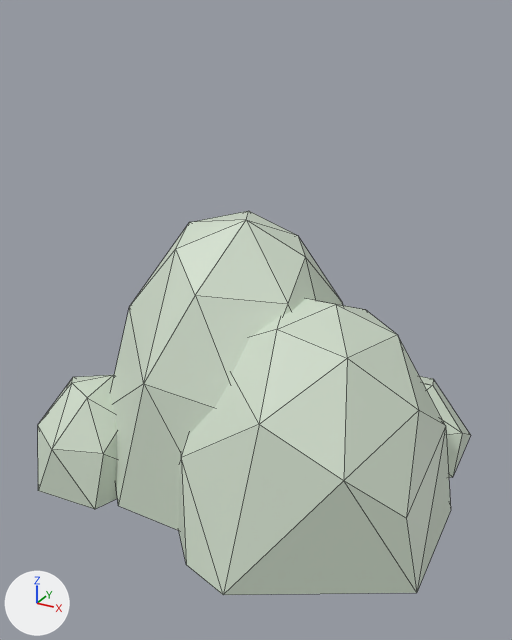
The FBX model Source/Game/data/Assets/Art/3D/Environment/SM_EN_Rocks_Large_Lvl1.fbx as it was, and as the next commit left it.
Both versions are drawn from a 50 mm lens placed at (3.41, -6.94, 5.2), pointed at (-0.21, -0.35, 1.91). The axes (+X, +Y, +Z) are drawn at lower left. The lights are the same throughout. The older version comes first. Mesh edges are drawn as thin lines. Where no turn or scale is listed for an object, it has been applied to the vertices.

Names of what the first picture shows: 'Large Rocks_Lvl1'.
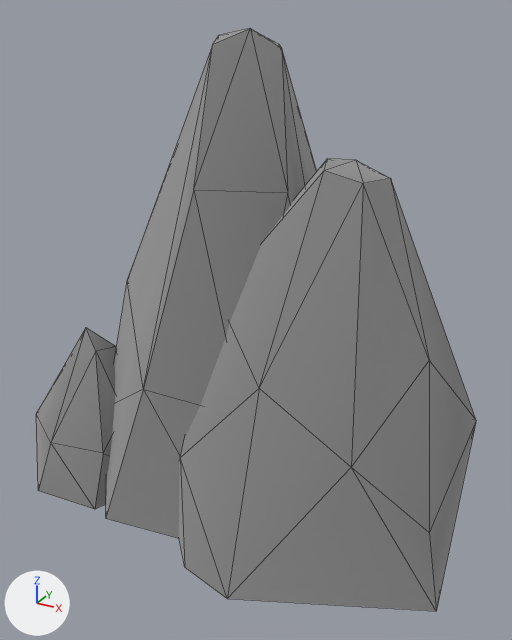
The newer file is also turned or shifted as a whole; pictures and numbers use the older file's frame.

What changed in the scene script:
```text
Add mat_m_rocks:
    mat_m_rocks = principled_material('M_Rocks')
    mat_m_rocks.base_color = (0.5, 0.5, 0.5)  # grey #bcbcbc
    mat_m_rocks.metallic = 1.0
    mat_m_rocks.roughness = 1.0
Change me_sphere_009:
    used by ob_large_rocks_lvl1; location = (0.0, 0.0, 0.0)
    remove me_sphere_009.from_pydata(...)  # 121 vertices, 182 faces; spans x -2.84..2.24, y -2.5..2.46, z 0.0..3.19
    remove me_sphere_009.materials.append(mat_t_coloratlast_lvl1)  # picture img_t_coloratlas_lvl1_dds
    add me_sphere_009.from_pydata(...)  # 121 vertices, 182 faces; spans x -2.84..2.47, y -2.53..2.46, z 0.0..5.04
    me_sphere_009 part 1: 46 of 121 vertices moved; they spanned x -2.48..2.24, y -2.5..1.07, z 0.0..3.19 and now span x -2.48..2.47, y -2.53..1.07, z 0.0..5.04; mean shift (0.08, -0.03, 0.71); largest move (-1.02, -0.12, 2.85) -> (-0.47, -0.48, 4.88)
    me_sphere_009 part 2: texture (UV) coordinates of 182 of 182 faces, centred in x -2.76..2.17, y -2.28..2.38, z 0.04..3.11, changed; they spanned u 0.39..0.49, v 0.57..0.63 and now span u 0.01..0.96, v 0.01..0.96
    other edits to the shape of me_sphere_009 do not show in these pictures
    add me_sphere_009.materials.append(mat_m_rocks)  # grey #bcbcbc
```

Location of each change, [x1, y1, x2, y2] in pixels of the pictures (512 x 640 px; the box of a moved part takes in the faces that stretch with it):
'Large Rocks_Lvl1', recoloured, reshaped, surface changed (52% taller)
    before: [38, 211, 470, 595]
    after: [36, 28, 476, 611]
part 1 of me_sphere_009, moved or reshaped
    before: [38, 211, 470, 595]
    after: [36, 28, 476, 611]
part 2 of me_sphere_009, surface changed
    before: [38, 211, 470, 595]
    after: [36, 28, 476, 611]
